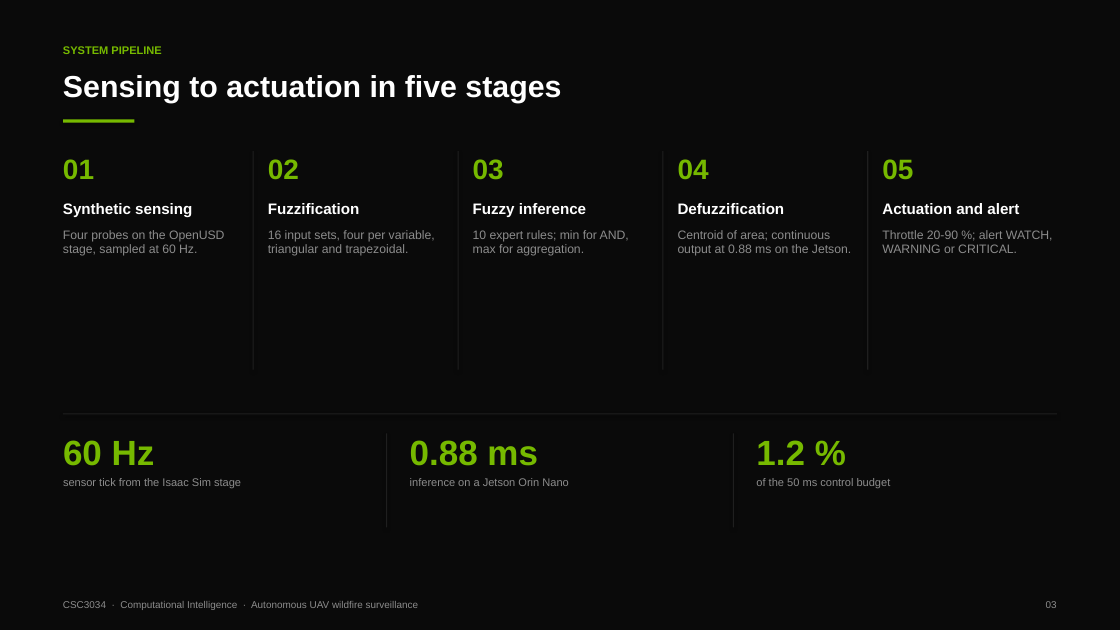
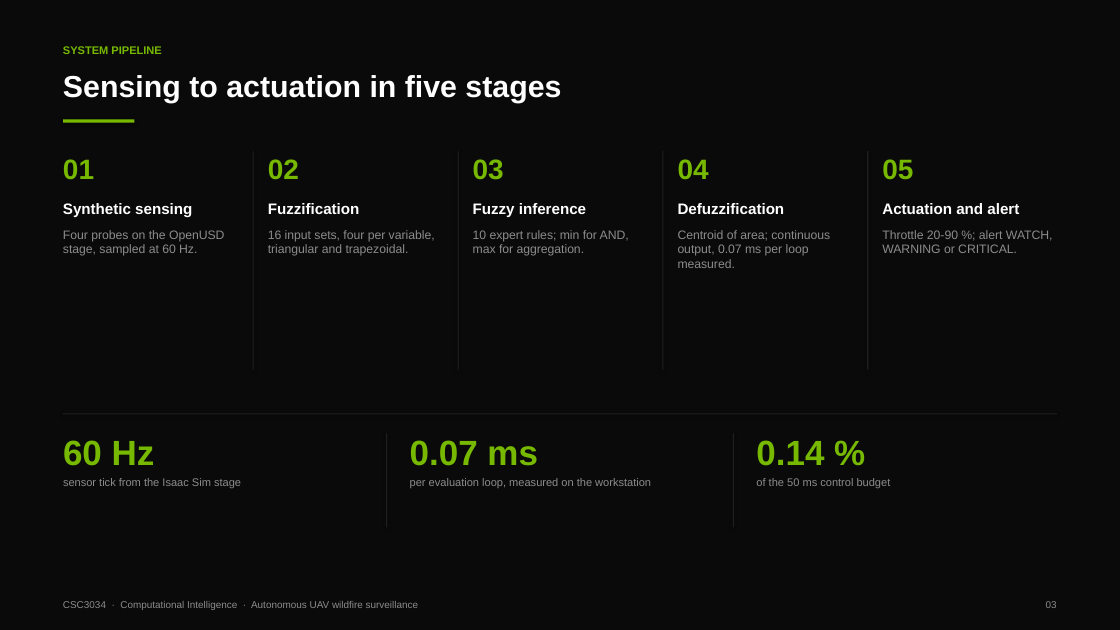
Before and after one commit to 123haiku/csc3034-fuzzy-wildfire-sim, a slide deck: slide 3 of docs/presentation/CSC3034_Presentation_Slides.pptx. Drawn at 1120x630 pixels with LibreOffice and Linux fonts; fonts in the diff are those of the drawing. Boxes give left, top, right and bottom in pixels: in the first picture for what was removed or moved away, otherwise in the second. Text is boxed around its words. In the diff, an @@ line names an element or a change of style, - is before the commit and + after.

```diff
--- a/docs/presentation/CSC3034_Presentation_Slides.pptx
+++ b/docs/presentation/CSC3034_Presentation_Slides.pptx
@@ text at <box>678,230,830,268</box>: text changed @@
-Centroid of area; continuous output at 0.88 ms on the Jetson.
+Centroid of area; continuous output, 0.07 ms per loop measured.
@@ text at <box>410,440,538,466</box>: text changed @@
-0.88 ms
+0.07 ms
@@ text at <box>756,440,824,466</box>: text changed @@
-1.2 %
+0.14 %
@@ text at <box>410,478,651,488</box>: text changed @@
-inference on a Jetson Orin Nano
+per evaluation loop, measured on the workstation
```
Also in this commit, not shown: 5 other slides changed, 8 other files.
